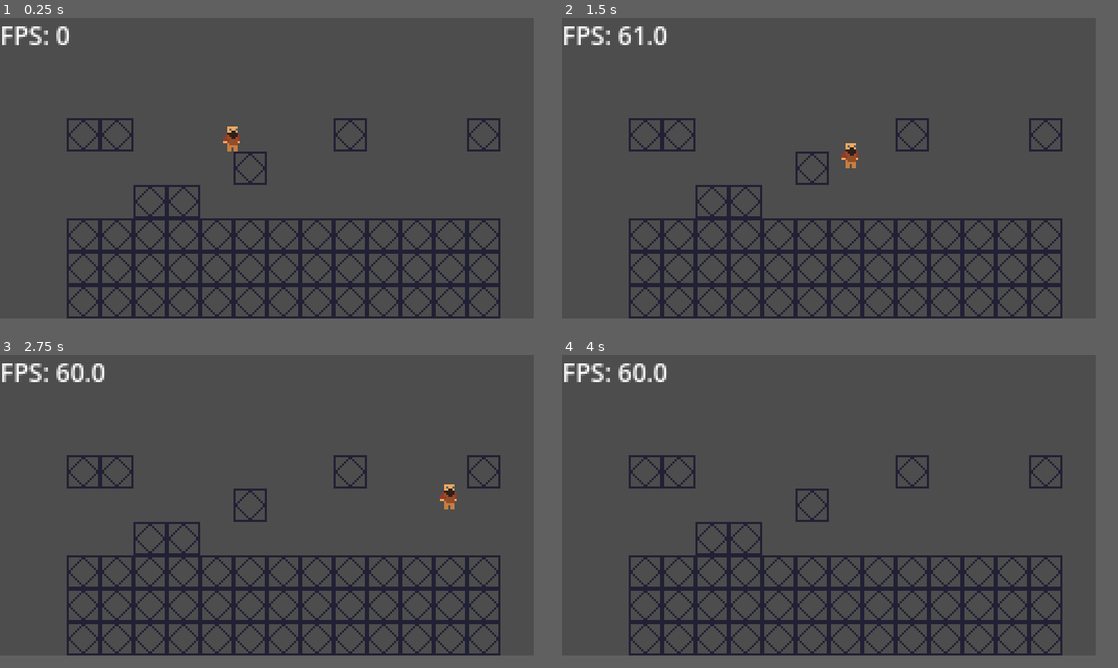
Above: before the commit, frames 1-4 (two rows, left to right).
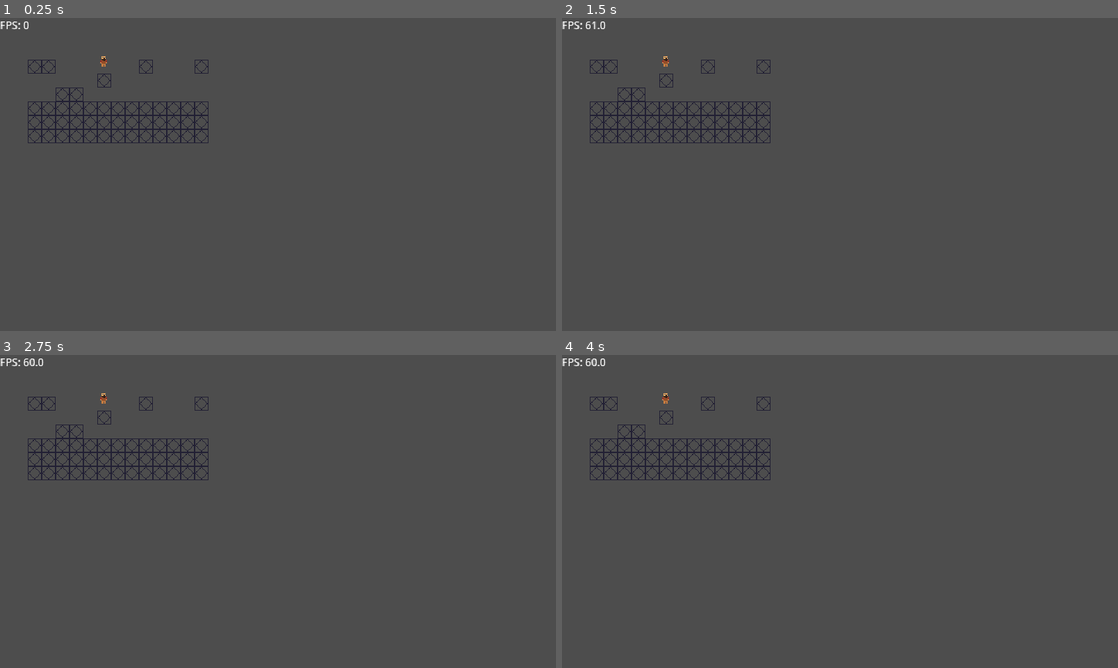
Above: after the commit, the same moments.

Repository: SAWilding/cash-dash
Game: Godot game, scene res://scenes/main/main.tscn
Two runs of this game, one before a commit and one after it. Both use one fixed random seed, a clock stepped at 60 frames per second and the inputs below.
Inputs:
- Up to frame 1 (0.25 s): no input
- Up to frame 2 (1.5 s): tap Enter at 0.5 s; hold D (right) from 0.53 s (still down); tap Space (jump) at 0.6, 0.77, 1.07 s; tap - (decrease_fps) at 1.35 s
- Up to frame 3 (2.75 s): tap Space (jump) at 1.52, 1.55, 1.82, 2.3 s; release D (right) at 2.03 s; hold A (left) from 2.03 s (still down); tap = (increase_fps) at 2.1 s
- Up to frame 4 (4 s): release A (left) at 2.78 s; hold D (right) from 2.78 s (still down); tap Space (jump) at 2.85, 3.02, 3.32, 3.77, 3.8 s; tap - (decrease_fps) at 3.6 s
In our replay, the window is 768x432 before the commit and 800x450 after it. These sizes can differ from the game's own. Grey fills any space a smaller window leaves; there, only what the larger window draws over its background counts as a difference.

The runs differ from the first frame. In frame 1, 12% of the frame differs, in the area x 0-90%, y 1-96%; in frame 2, 12%; in frame 3, 12%; in frame 4, 12%.
Error after the commit: Parse Error: Could not find type "StateMachine" in the current scope. (res://scenes/player/player.gd:7)

Commit message:
initial state machine update

Diff:
--- a/project.godot
+++ b/project.godot
@@ -17,8 +17,8 @@
 
 [display]
 
-window/size/viewport_width=256
-window/size/viewport_height=144
+window/size/viewport_width=640
+window/size/viewport_height=360
 window/size/window_width_override=1280
 window/size/window_height_override=720
 window/stretch/mode="viewport"
--- a/scenes/main/main.tscn
+++ b/scenes/main/main.tscn
@@ -7,7 +7,7 @@
 [node name="Main" type="Node"]
 
 [node name="Player" parent="." instance=ExtResource("1_hyk8p")]
-position = Vector2(112, 64)
+position = Vector2(120, 56)
 
 [node name="TileMapLayer" parent="." instance=ExtResource("2_iuonh")]
 tile_map_data = PackedByteArray("AAACAAYAAAAAAAAAAAACAAcAAAAAAAAAAAACAAgAAAAAAAAAAAADAAYAAAAAAAAAAAADAAcAAAAAAAAAAAADAA …(656 unchanged characters)…
--- a/scenes/player/player.gd
+++ b/scenes/player/player.gd
@@ -4,29 +4,28 @@
 
 @onready var sprite: Sprite2D = $Sprite2D
 @onready var collision_shape: CollisionShape2D = $CollisionShape2D
+@onready var state_machine: StateMachine = $PlayerStateMachine
+@onready var debug_logger: Control = $DebugLogger
 
 const GRAVITY = 1200 # pixels per second
-const MAX_SPEED = 400
+const MAX_SPEED = 100
 const MAX_JUMP = 300
-const ACCELERATION = 200
-const DECELERATION = 400
+const ACCELERATION = 250
+const DECELERATION = 500
+
+var states = {}
 
 
 var facing_direction = Vector2.ONE
 
-var x_state = x_states.IDLE
-
-enum x_states {
-	IDLE,
-	WALKING,
-	RUNNING
-}
 
 func _ready() -> void:
 	pass
 
 
+
 func _process(delta: float) -> void:
+	debug_logger.log("State: " + str(state_machine.current_state.state_name), self)
 #	Flip the sprite to face the movement direction
 	var move_sign = sign(velocity.x)
 	if move_sign == 0:
@@ -42,23 +41,6 @@
 	if ! is_on_floor():
 	#	Apply gravity
 		velocity.y += GRAVITY * delta
-
-		#x_state = x_states.WALKING
-		#set_x_velocity(delta)
-	if Input.is_action_just_pressed("jump"):
-		jump()
-
-	var right_pressed = Input.is_action_pressed("right")
-	var left_pressed = Input.is_action_pressed("left")
-	if right_pressed && left_pressed:
-		decelerate_x(delta)
-	elif right_pressed || left_pressed:
-		if is_on_floor():
-			x_state = x_states.WALKING
-			accelerate_x(delta)
-	else:
-		if is_on_floor():
-			decelerate_x(delta)
 
 	move_and_slide()
 
@@ -83,8 +65,3 @@
 					velocity.x += DECELERATION * delta
 				else:
 					velocity.x -= DECELERATION * delta
-		else:
-			x_state = x_states.IDLE
-func jump():
-	if is_on_floor():
-		velocity.y -= MAX_JUMP
--- a/scenes/player/player.tscn
+++ b/scenes/player/player.tscn
@@ -1,7 +1,10 @@
-[gd_scene load_steps=4 format=3 uid="uid://l1q7ph8ihg0c"]
+[gd_scene load_steps=7 format=3 uid="uid://l1q7ph8ihg0c"]
 
 [ext_resource type="Texture2D" uid="uid://chwlrkcaiuys4" path="res://assets/bjorn-v1.png" id="1_8afob"]
 [ext_resource type="Script" uid="uid://c6fxvojs3nq2" path="res://scenes/player/player.gd" id="1_dovo2"]
+[ext_resource type="PackedScene" uid="uid://0hu1tes5lllb" path="res://scenes/debug/debug_logger.tscn" id="3_gmlin"]
+[ext_resource type="PackedScene" uid="uid://deahdn5e6lopp" path="res://scenes/state_machine/state_machine.tscn" id="3_lvxji"]
+[ext_resource type="Script" uid="uid://h36a247urn2j" path="res://scenes/player/player_state_machine/player_state_machine.gd" id="4_p47bc"]
 
 [sub_resource type="CapsuleShape2D" id="CapsuleShape2D_dovo2"]
 radius = 4.0
@@ -17,3 +20,9 @@
 [node name="Sprite2D" type="Sprite2D" parent="."]
 position = Vector2(0, -8)
 texture = ExtResource("1_8afob")
+
+[node name="PlayerStateMachine" parent="." node_paths=PackedStringArray("player") instance=ExtResource("3_lvxji")]
+script = ExtResource("4_p47bc")
+player = NodePath("..")
+
+[node name="DebugLogger" parent="." instance=ExtResource("3_gmlin")]
